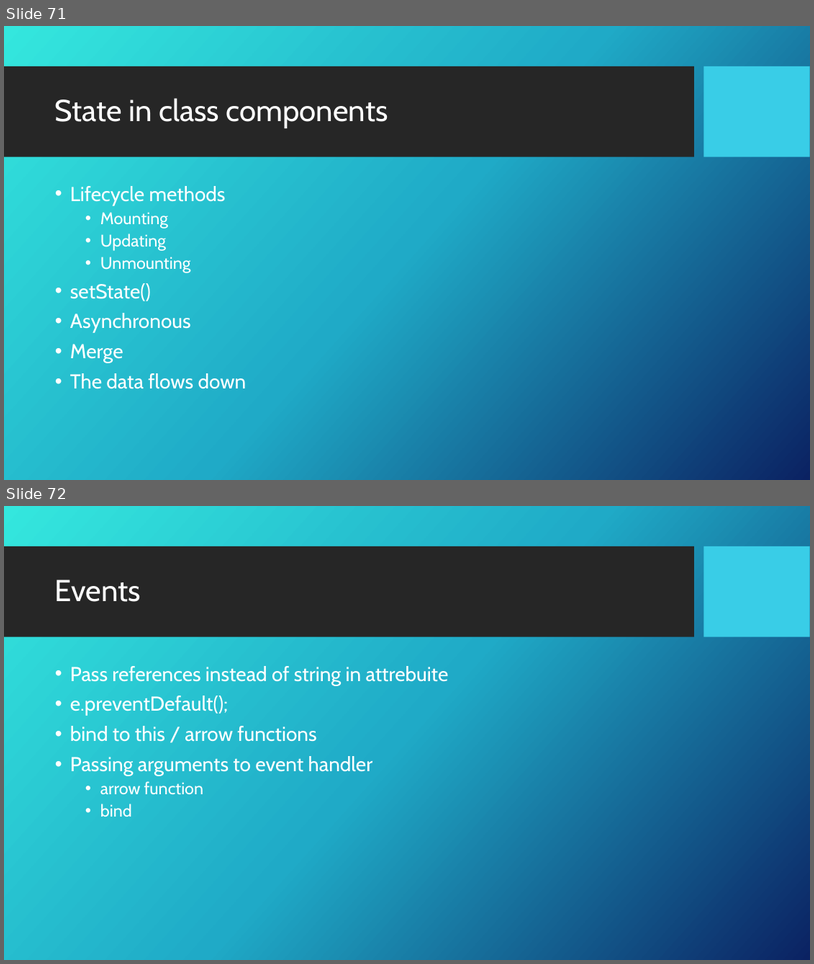
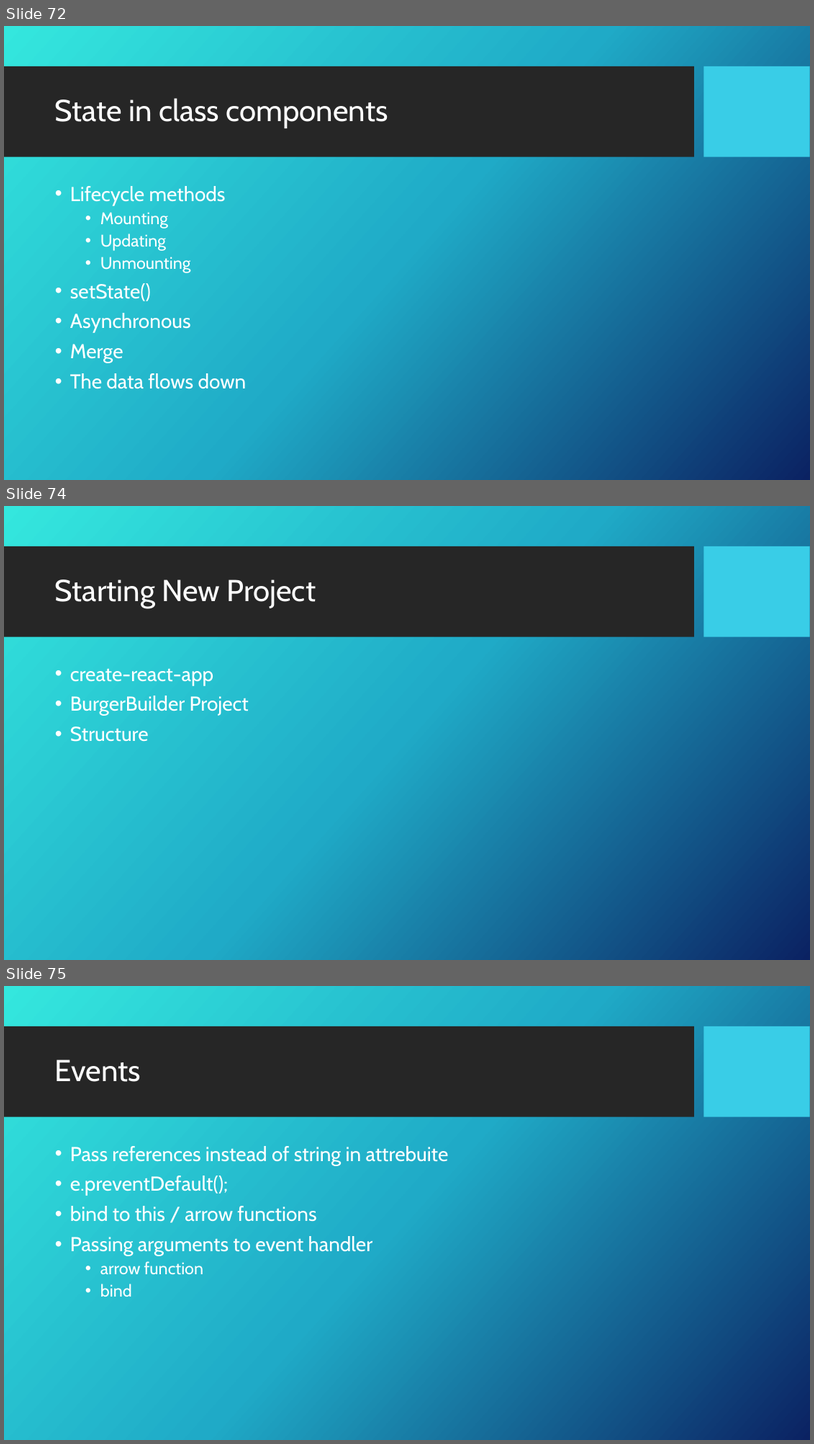
Before and after one commit to alirezaed/behssazan-react, a slide deck: JS_React_Training.pptx. Shown one above the other, each under a label of ours: slides 71 and 72 before the commit, slides 72, 74 and 75 after it; the slides between them are not shown. The pictures are 814x964 and 814x1444 pixels, drawn with LibreOffice and Linux fonts; fonts in the diff are those of the drawing; background and template pictures are left out. Boxes give left, top, right and bottom in pixels: in the first picture for what was removed or moved away, otherwise in the second. Text is boxed around its words. In the diff, an @@ line names an element or a change of style, - is before the commit and + after.

```diff
--- a/JS_React_Training.pptx
+++ b/JS_React_Training.pptx
@@ slide 74 added at bbox=[4, 506, 810, 960], background picture (left out); not listed: 2 template elements that a slide beside it also shows @@
@@ title added at bbox=[55, 579, 316, 608], 36 pt, text #FFFFFF @@
+Starting New Project
@@ text added at bbox=[70, 668, 249, 741], 24 pt, text #FFFFFF @@
+• create-react-app
+• BurgerBuilder Project
+• Structure
@@ what was slide 71 is now slide 72 @@
@@ what was slide 72 is now slide 75 @@
```
Also in this commit, not shown: 3 slides changed, 4 other slides added, 5 other files.
